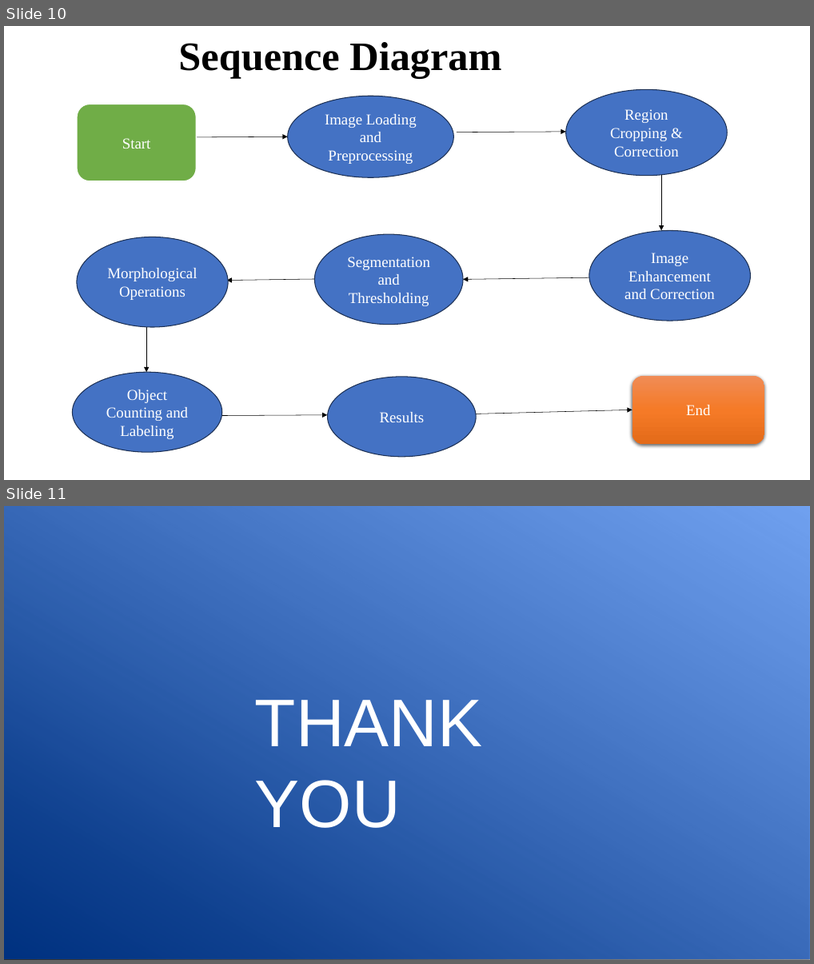
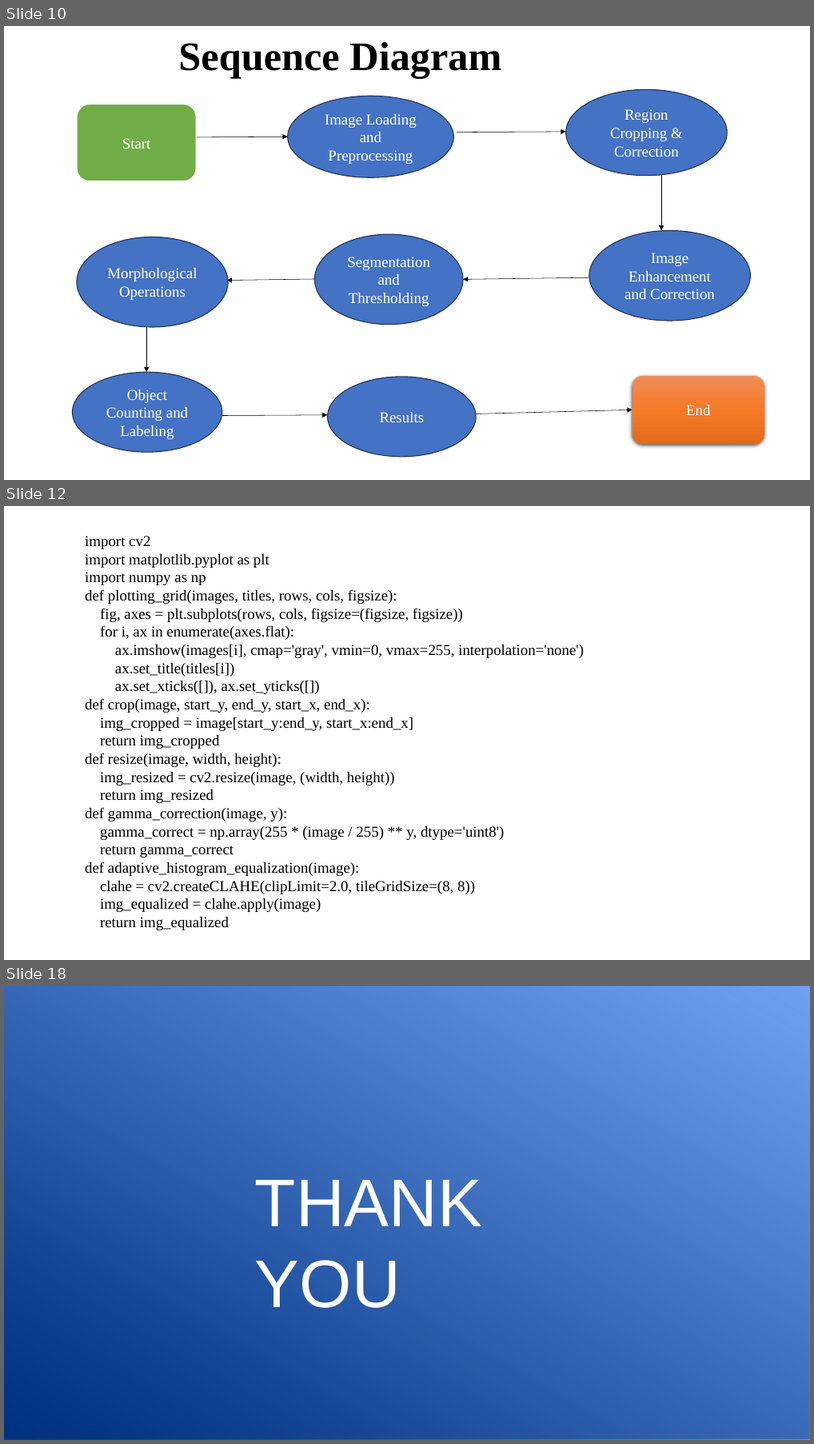
Before and after one commit to Chakrapani2122/Major-Project, a slide deck: Major Project.pptx. Shown one above the other, each under a label of ours: slides 10 and 11 before the commit, slides 10, 12 and 18 after it; the slides between them are not shown. The pictures are 814x964 and 814x1444 pixels, drawn with LibreOffice and Linux fonts; fonts in the diff are those of the drawing. Boxes give left, top, right and bottom in pixels: in the first picture for what was removed or moved away, otherwise in the second. Text is boxed around its words. In the diff, an @@ line names an element or a change of style, - is before the commit and + after.

```diff
--- a/Major Project.pptx
+++ b/Major Project.pptx
@@ slide 12 added at box(4, 506, 810, 960), background #FFFFFF @@
@@ text added at box(85, 536, 584, 930), 18 pt, text #000000 @@
+import cv2
+import matplotlib.pyplot as plt
+import numpy as np
+def plotting_grid(images, titles, rows, cols, figsize):
+fig, axes = plt.subplots(rows, cols, figsize=(figsize, figsize))
+for i, ax in enumerate(axes.flat):
+ax.imshow(images[i], cmap='gray', vmin=0, vmax=255, interpolation='none')
+ax.set_title(titles[i])
+ax.set_xticks([]), ax.set_yticks([])
+def crop(image, start_y, end_y, start_x, end_x):
+img_cropped = image[start_y:end_y, start_x:end_x]
+return img_cropped
+def resize(image, width, height):
+img_resized = cv2.resize(image, (width, height))
+return img_resized
+def gamma_correction(image, y):
+gamma_correct = np.array(255 * (image / 255) ** y, dtype='uint8')
+return gamma_correct
+def adaptive_histogram_equalization(image):
+clahe = cv2.createCLAHE(clipLimit=2.0, tileGridSize=(8, 8))
+img_equalized = clahe.apply(image)
+return img_equalized
@@ what was slide 11 is now slide 18 @@
```
Also in this commit, not shown: 6 slides changed, 6 other slides added, 4 other files.
